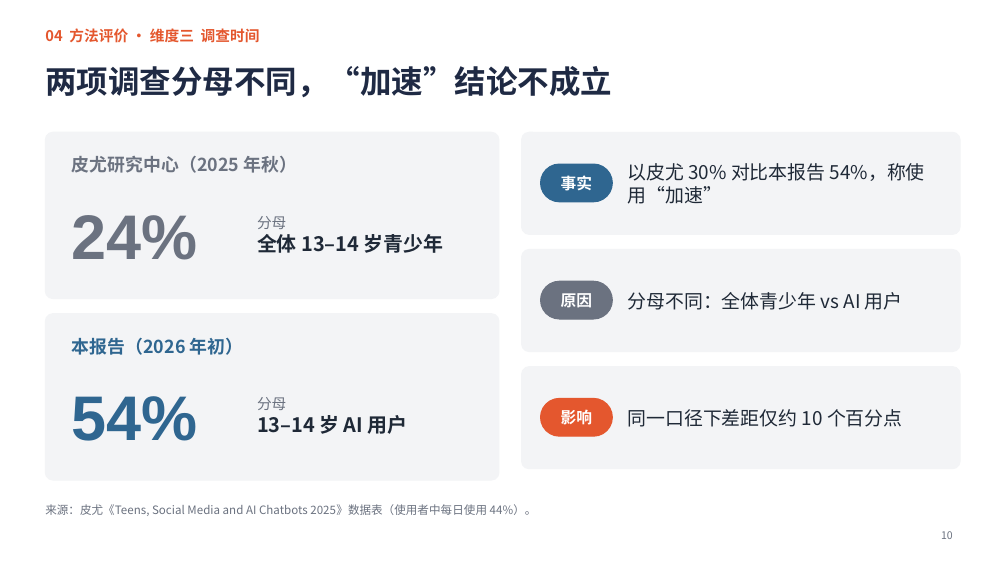
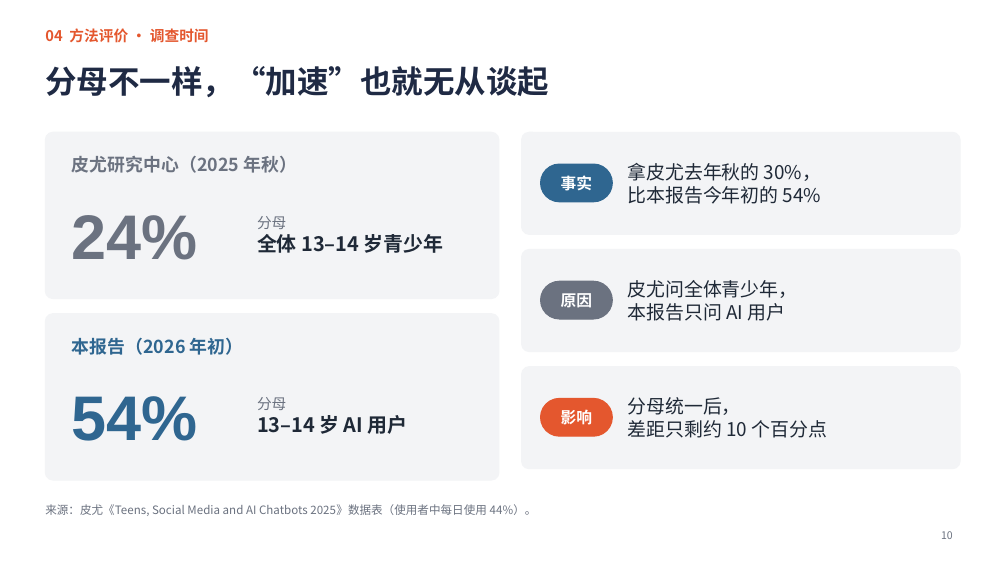
Before and after one commit to jayleo113/ppt, a slide deck: slide 10 of Gracenote报告解读_课堂汇报.pptx. Drawn at 1008x567 pixels with LibreOffice and Linux fonts; fonts in the diff are those of the drawing. Boxes give left, top, right and bottom in pixels: in the first picture for what was removed or moved away, otherwise in the second. Text is boxed around its words. In the diff, an @@ line names an element or a change of style, - is before the commit and + after.

```diff
--- a/Gracenote报告解读_课堂汇报.pptx
+++ b/Gracenote报告解读_课堂汇报.pptx
@@ text at box(45, 28, 209, 43): text changed @@
-04 方法评价 · 维度三 调查时间
+04 方法评价 · 调查时间
@@ title at box(45, 66, 549, 97): text changed @@
-两项调查分母不同，“加速”结论不成立
+分母不一样，“加速”也就无从谈起
@@ text at box(627, 163, 821, 204): text changed @@
-以皮尤 30% 对比本报告 54%，称使用“加速”
+拿皮尤去年秋的 30%，
+比本报告今年初的 54%
@@ text at box(627, 280, 797, 321): text changed @@
-分母不同：全体青少年 vs AI 用户
+皮尤问全体青少年，
+本报告只问 AI 用户
@@ text at box(627, 397, 827, 438): text changed @@
-同一口径下差距仅约 10 个百分点
+分母统一后，
+差距只剩约 10 个百分点
```
Also in this commit, not shown: 12 other slides changed, 4 other files.
